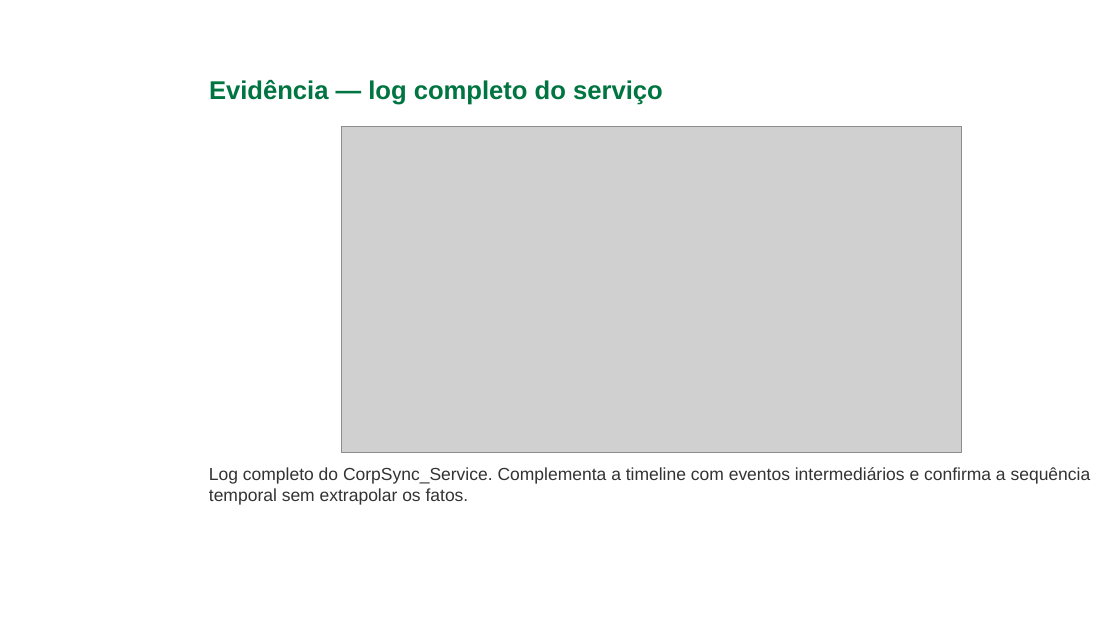
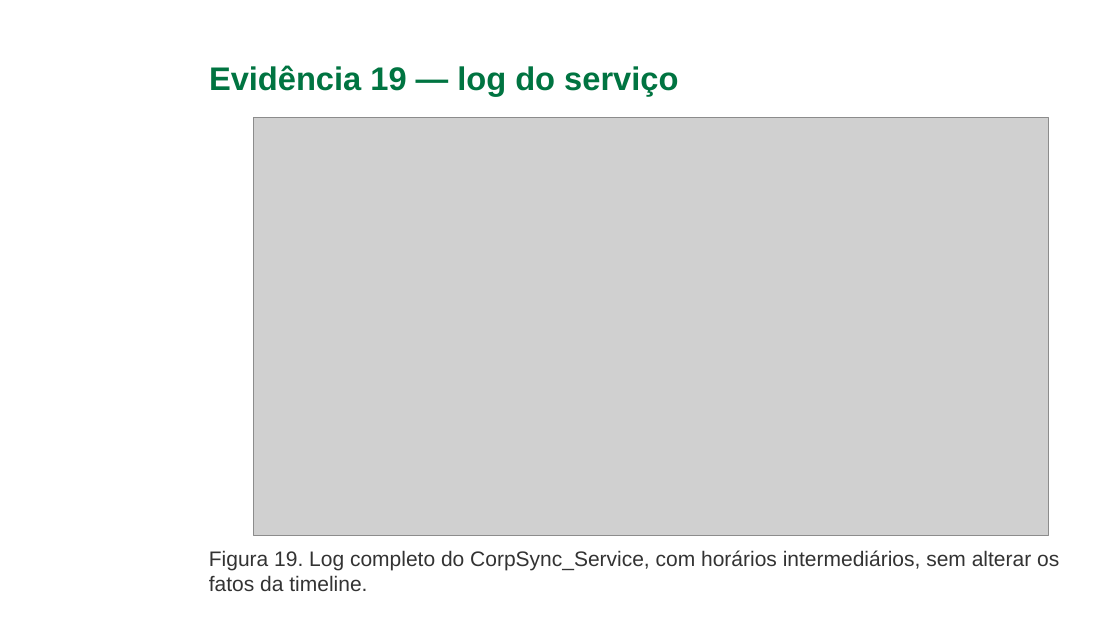
Before and after one commit to gabriellucasalves/Nexus-interprise, a slide deck: slide 35 of docs/caso-techcorp/Nexus_Apresentacao_Caso_TechCorp_Ajustada_Final.pptx (slide 20 before the commit). Drawn at 1120x630 pixels with LibreOffice and Linux fonts; fonts in the diff are those of the drawing; grey boxes stand for pictures; background and template pictures are left out. Boxes give left, top, right and bottom in pixels: in the first picture for what was removed or moved away, otherwise in the second. Text is boxed around its words. In the diff, an @@ line names an element or a change of style, - is before the commit and + after.

```diff
--- a/docs/caso-techcorp/Nexus_Apresentacao_Caso_TechCorp_Ajustada_Final.pptx
+++ b/docs/caso-techcorp/Nexus_Apresentacao_Caso_TechCorp_Ajustada_Final.pptx
@@ title at [209,65,678,96]: text changed; size 22 to 28 pt @@
-Evidência — log completo do serviço
+Evidência 19 — log do serviço
@@ picture: place and size @@
-picture at [341,127,961,453]
+picture at [254,118,1049,536]
@@ text at [209,550,1059,591]: text changed; size 15 to 18 pt @@
-Log completo do CorpSync_Service. Complementa a timeline com eventos intermediários e confirma a sequência temporal sem extrapolar os fatos.
+Figura 19. Log completo do CorpSync_Service, com horários intermediários, sem alterar os fatos da timeline.
```
Also in this commit, not shown: 27 other slides changed, 13 slides added, 2 slides removed, 1 other file.
